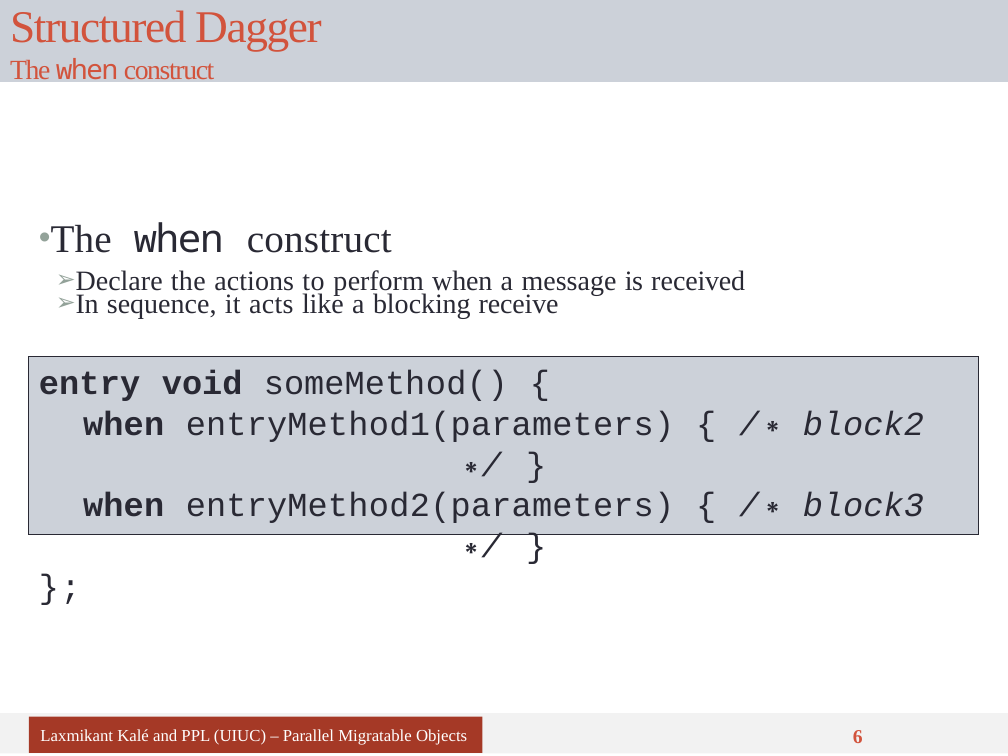
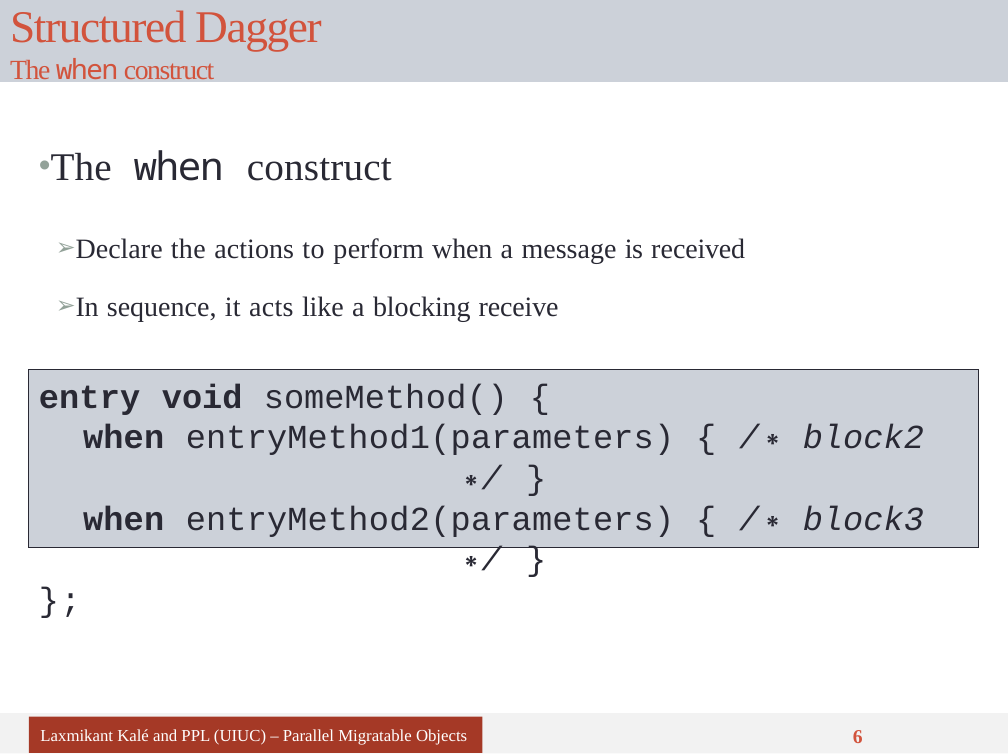
Before and after one commit to UIUC-PPL/charm_tutorial, a slide deck: slide 6 of tutorial-07-sdag.pptx. Drawn at 1008x756 pixels with LibreOffice and Linux fonts; fonts in the diff are those of the drawing. Boxes give left, top, right and bottom in pixels: in the first picture for what was removed or moved away, otherwise in the second. Text is boxed around its words. In the diff, an @@ line names an element or a change of style, - is before the commit and + after.

```diff
--- a/tutorial-07-sdag.pptx
+++ b/tutorial-07-sdag.pptx
@@ text "The when construct" rewrapped from bbox=[51, 222, 745, 318] to bbox=[51, 150, 745, 322] @@
@@ rectangle "entry void someMethod() {": place and size @@
-rectangle "entry void someMethod() {" at bbox=[29, 357, 979, 535]
+rectangle "entry void someMethod() {" at bbox=[29, 370, 979, 548]
```
Also in this commit, not shown: 6 other slides changed.
